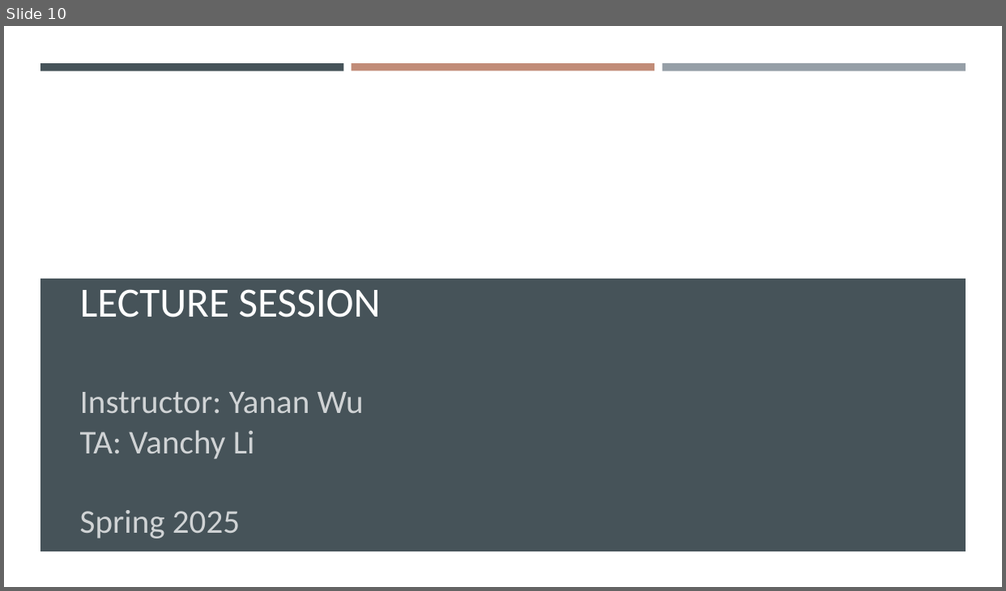
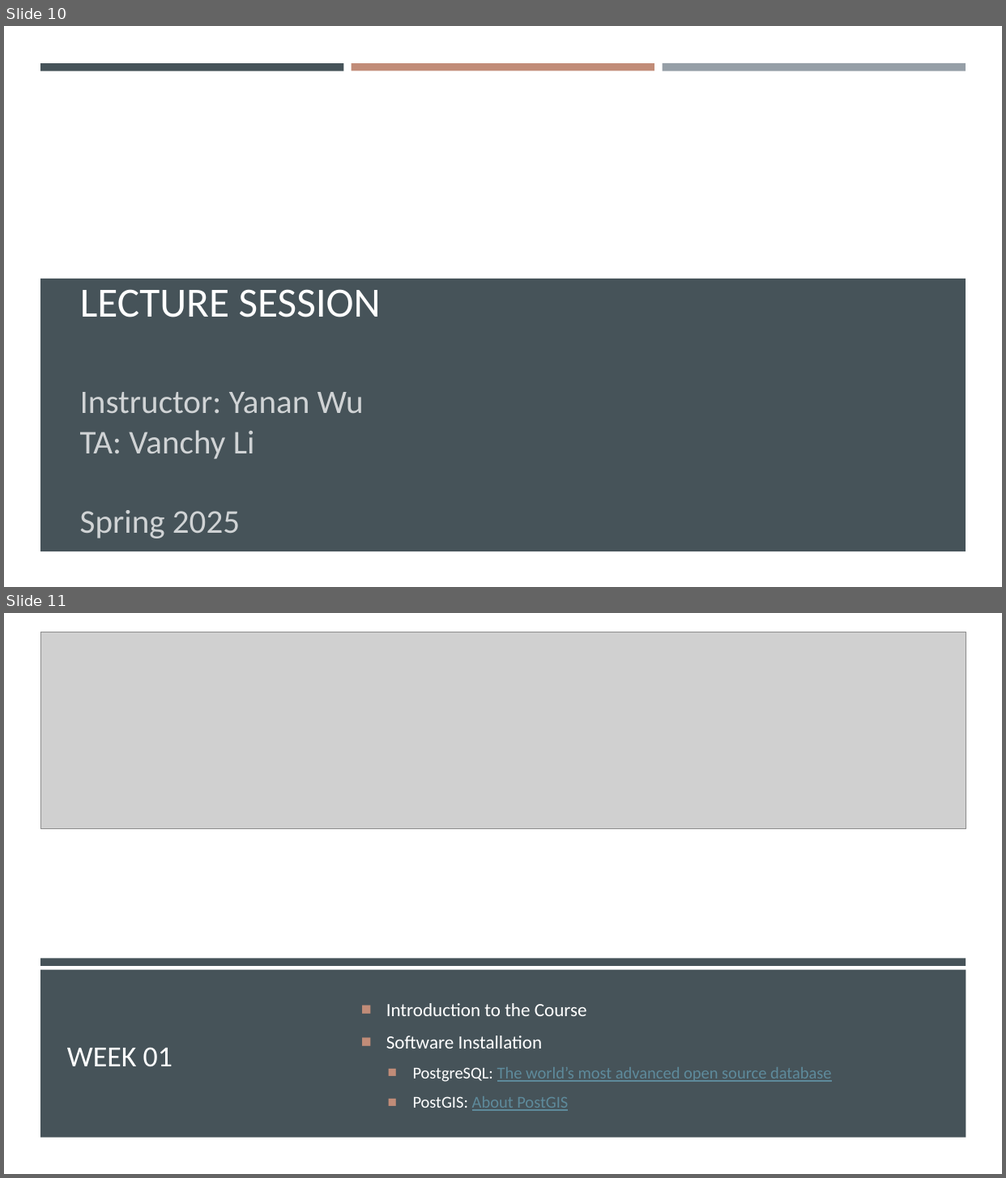
Before and after one commit to gisynw/ssj-376, a slide deck: docs/Lectures/Week01/Week01_Intro_Course.pptx. Shown one above the other, each under a label of ours: slide 10 before the commit, slides 10 and 11 after it. The pictures are 1006x591 and 1006x1178 pixels, drawn with LibreOffice and Linux fonts; fonts in the diff are those of the drawing; grey boxes stand for pictures; background and template pictures are left out. Boxes give left, top, right and bottom in pixels: in the first picture for what was removed or moved away, otherwise in the second. Text is boxed around its words. In the diff, an @@ line names an element or a change of style, - is before the commit and + after.

Commit message:
update week01

```diff
--- a/docs/Lectures/Week01/Week01_Intro_Course.pptx
+++ b/docs/Lectures/Week01/Week01_Intro_Course.pptx
@@ slide 11 added at (x1=4, y1=613, x2=1002, y2=1174), background #000000 @@
@@ rectangle added at (x1=4, y1=613, x2=1002, y2=1174), fill #FFFFFF @@
@@ picture added at (x1=40, y1=632, x2=966, y2=829) @@
@@ rectangle added at (x1=40, y1=958, x2=966, y2=965), fill #465359 @@
@@ rectangle added at (x1=40, y1=970, x2=966, y2=1138), fill #465359 @@
@@ text added at (x1=386, y1=1003, x2=832, y2=1111), 16 pt, text #FFFFFF @@
+■ Introduction to the Course
+■ Software Installation
+  ■ PostgreSQL: The world’s most advanced open source database
+  ■ PostGIS: About PostGIS
@@ title added at (x1=67, y1=1047, x2=172, y2=1067), 28 pt, text #FFFFFF @@
+WEEK 01
```
Also in this commit, not shown: 9 slides changed, 6 other slides added, 7 slides removed, 5 other files.
